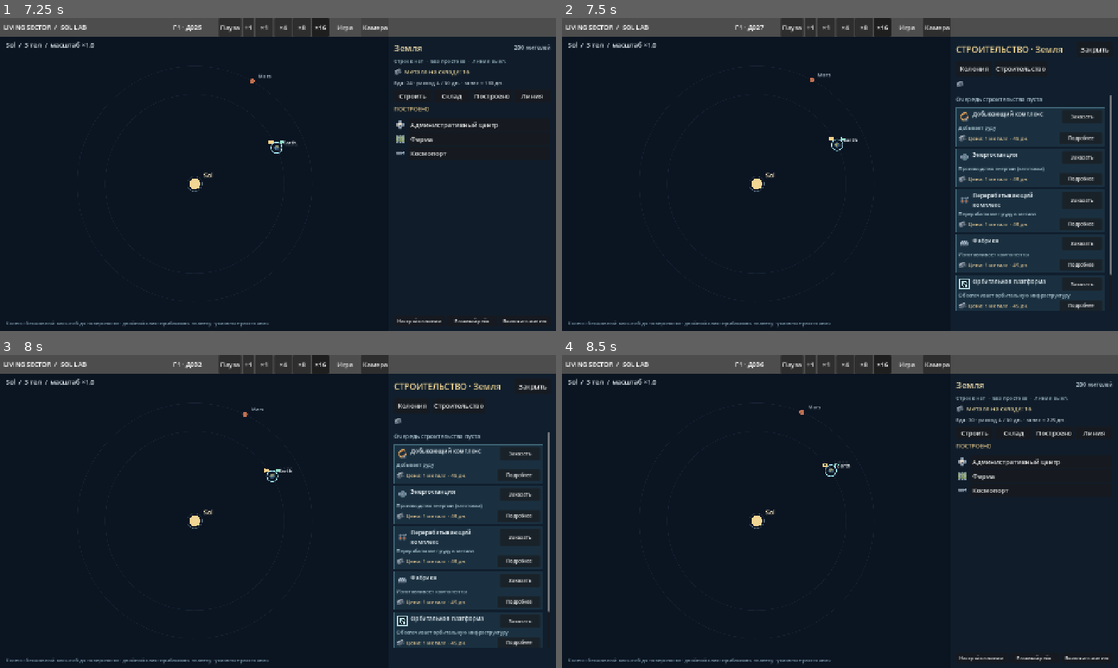
Above: before the commit, frames 1-4 (two rows, left to right).
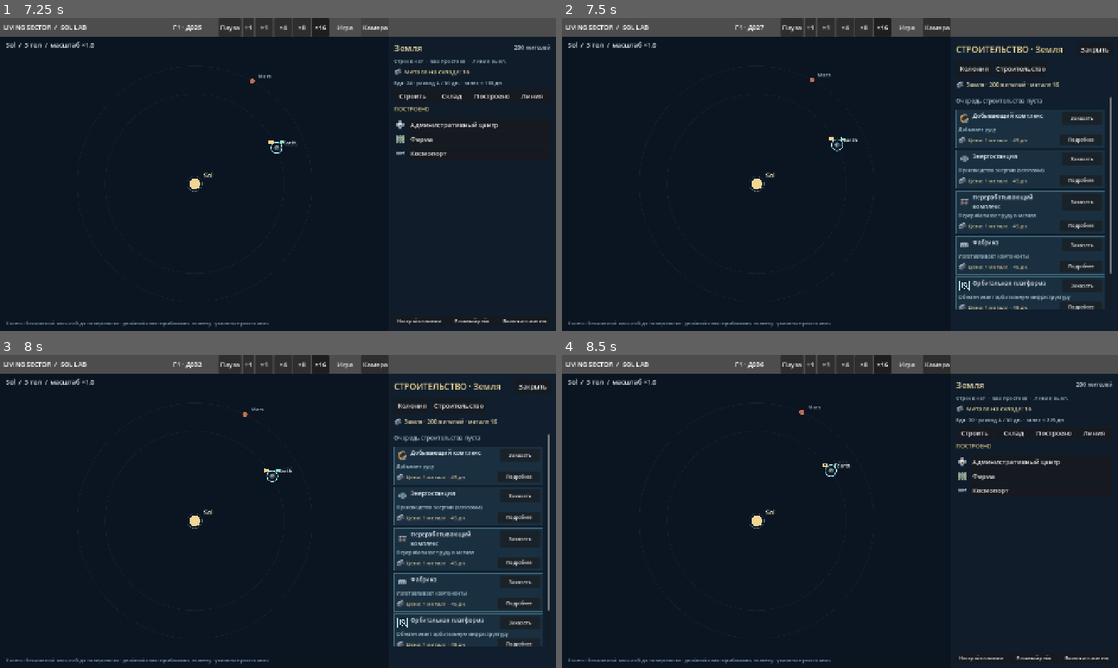
Above: after the commit, the same moments.

Repository: Mefits/Living-Sector
Game: Godot game, scene res://scenes/main.tscn
Same seed, same stepped clock (60 frames per second), same inputs: the game is played once before the commit and once after it.
Inputs:
- Up to frame 1 (7.25 s): click "Пауза" at 0.5 s; click "Продолжить" at 1.25 s; click "+1" at 2 s; click "×1" at 2.75 s; click "×4" at 3.5 s; click "×8" at 4.25 s; click "×16" at 5 s; click "Игра" at 5.75 s; click "Камера" at 6.5 s
- Up to frame 2 (7.5 s): click "Строить" at 7.25 s
- Up to frame 3 (8 s): no input
- Up to frame 4 (8.5 s): click "Закрыть" at 8 s

Frame 1 is identical in both runs. In frame 2, 3.8% of the frame differs, in the area x 70-99%, y 20-94%; in frame 3, 3.8%; in frame 4, nothing differs.

Commit message:
fix(sol_lab): give colony stock label real 24px height instead of 1px invisible line

Diff:
--- a/sol_lab/scripts/building_browser.gd
+++ b/sol_lab/scripts/building_browser.gd
@@ -73,7 +73,10 @@
  if stock_icon != null:
   stock_bar.add_child(stock_icon)
  colony_line = _label(stock_bar, "", 14, Color("#e1d1a4"))
- colony_line.custom_minimum_size.x = 190
+ colony_line.custom_minimum_size = Vector2(190, 24)
+ colony_line.size_flags_vertical = Control.SIZE_EXPAND_FILL
+ colony_line.vertical_alignment = VERTICAL_ALIGNMENT_CENTER
+ colony_line.autowrap_mode = TextServer.AUTOWRAP_OFF
  colony_line.clip_text = true
  colony_line.text_overrun_behavior = TextServer.OVERRUN_TRIM_ELLIPSIS
 
